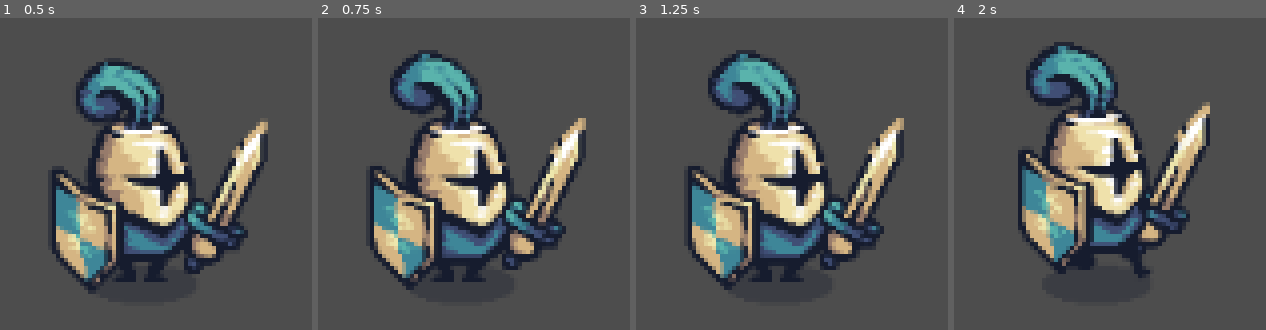
Above: before the commit, frames 1-4 (left to right).
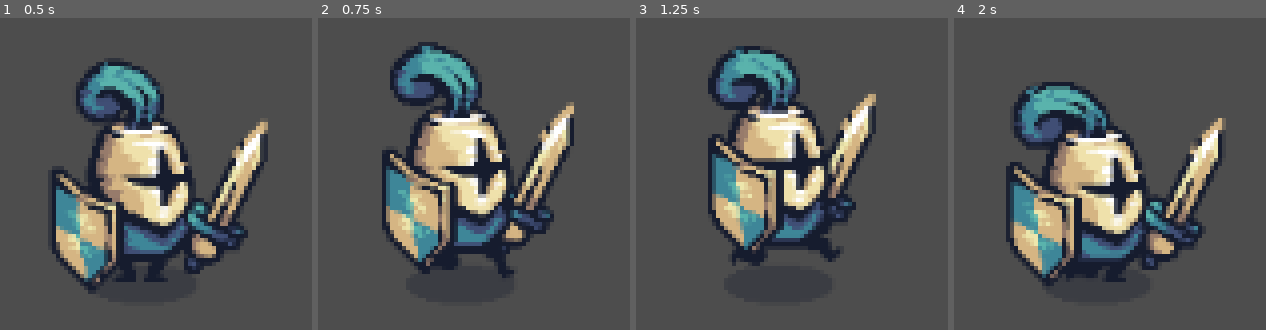
Above: after the commit, the same moments.

Repository: Ruteski/tiny-swords
Game: Godot game, scene res://test_scenes/test_player.tscn
Two runs of this game, one before a commit and one after it. Both use one fixed random seed, a clock stepped at 60 frames per second and the inputs below. The project has no main scene, so this scene is started directly.
Inputs:
- Up to frame 1 (0.5 s): no input
- Up to frame 2 (0.75 s): tap Enter (ui_accept) at 0.5, 0.6 s; hold Up (move_up, bound only after the commit) from 0.53 s (still down)
- Up to frame 3 (1.25 s): keep holding Up (move_up, bound only after the commit); tap Enter (ui_accept) at 0.77, 1.07 s
- Up to frame 4 (2 s): release Up (move_up, bound only after the commit) at 1.28 s; tap Enter (ui_accept) at 1.35, 1.52, 1.82 s

Frame 1 is identical in both runs. In frame 2, 27% of the frame differs, in the area x 15-86%, y 7-88%; in frame 3, 29%; in frame 4, 31%, in the area x 16-88%, y 7-86%.

Commit message:
criado novas ações no InputMap para movimentação com teclado e controle

Diff:
--- a/player/player.gd
+++ b/player/player.gd
@@ -8,7 +8,7 @@
 	animation_player.play("idle")
 
 func _process(delta: float) -> void:
-	if Input.is_action_just_pressed("ui_accept"):
+	if Input.is_action_just_pressed("move_up"):
 		if is_running:
 			animation_player.play("idle")
 			is_running = false
--- a/project.godot
+++ b/project.godot
@@ -14,6 +14,41 @@
 config/features=PackedStringArray("4.2", "Forward Plus")
 config/icon="res://icon.svg"
 
+[input]
+
+move_left={
+"deadzone": 0.5,
+"events": [Object(InputEventKey,"resource_local_to_scene":false,"resource_name":"","device":-1,"window_id":0,"alt_pressed":false,"shift_pressed":false,"ctrl_pressed":false,"meta_pressed":false,"pressed":false,"keycode":0,"physical_keycode":4194319,"key_label":0,"unicode":0,"echo":false,"script":null)
+, Object(InputEventKey,"resource_local_to_scene":false,"resource_name":"","device":-1,"window_id":0,"alt_pressed":false,"shift_pressed":false,"ctrl_pressed":false,"meta_pressed":false,"pressed":false,"keycode":0,"physical_keycode":65,"key_label":0,"unicode":97,"echo":false,"script":null)
+, Object(InputEventJoypadButton,"resource_local_to_scene":false,"resource_name":"","device":-1,"button_index":13,"pressure":0.0,"pressed":true,"script":null)
+, Object(InputEventJoypadMotion,"resource_local_to_scene":false,"resource_name":"","device":-1,"axis":0,"axis_value":-1.0,"script":null)
+]
+}
+move_right={
+"deadzone": 0.5,
+"events": [Object(InputEventKey,"resource_local_to_scene":false,"resource_name":"","device":-1,"window_id":0,"alt_pressed":false,"shift_pressed":false,"ctrl_pressed":false,"meta_pressed":false,"pressed":false,"keycode":0,"physical_keycode":68,"key_label":0,"unicode":100,"echo":false,"script":null)
+, Object(InputEventKey,"resource_local_to_scene":false,"resource_name":"","device":-1,"window_id":0,"alt_pressed":false,"shift_pressed":false,"ctrl_pressed":false,"meta_pressed":false,"pressed":false,"keycode":0,"physical_keycode":4194321,"key_label":0,"unicode":0,"echo":false,"script":null)
+, Object(InputEventJoypadButton,"resource_local_to_scene":false,"resource_name":"","device":-1,"button_index":14,"pressure":0.0,"pressed":true,"script":null)
+, Object(InputEventJoypadMotion,"resource_local_to_scene":false,"resource_name":"","device":-1,"axis":0,"axis_value":1.0,"script":null)
+]
+}
+move_up={
+"deadzone": 0.5,
+"events": [Object(InputEventKey,"resource_local_to_scene":false,"resource_name":"","device":-1,"window_id":0,"alt_pressed":false,"shift_pressed":false,"ctrl_pressed":false,"meta_pressed":false,"pressed":false,"keycode":0,"physical_keycode":4194320,"key_label":0,"unicode":0,"echo":false,"script":null)
+, Object(InputEventKey,"resource_local_to_scene":false,"resource_name":"","device":-1,"window_id":0,"alt_pressed":false,"shift_pressed":false,"ctrl_pressed":false,"meta_pressed":false,"pressed":false,"keycode":0,"physical_keycode":87,"key_label":0,"unicode":119,"echo":false,"script":null)
+, Object(InputEventJoypadMotion,"resource_local_to_scene":false,"resource_name":"","device":-1,"axis":1,"axis_value":-1.0,"script":null)
+, Object(InputEventJoypadButton,"resource_local_to_scene":false,"resource_name":"","device":-1,"button_index":11,"pressure":0.0,"pressed":true,"script":null)
+]
+}
+move_down={
+"deadzone": 0.5,
+"events": [Object(InputEventJoypadMotion,"resource_local_to_scene":false,"resource_name":"","device":-1,"axis":1,"axis_value":1.0,"script":null)
+, Object(InputEventJoypadButton,"resource_local_to_scene":false,"resource_name":"","device":-1,"button_index":12,"pressure":0.0,"pressed":true,"script":null)
+, Object(InputEventKey,"resource_local_to_scene":false,"resource_name":"","device":-1,"window_id":0,"alt_pressed":false,"shift_pressed":false,"ctrl_pressed":false,"meta_pressed":false,"pressed":false,"keycode":0,"physical_keycode":4194322,"key_label":0,"unicode":0,"echo":false,"script":null)
+, Object(InputEventKey,"resource_local_to_scene":false,"resource_name":"","device":-1,"window_id":0,"alt_pressed":false,"shift_pressed":false,"ctrl_pressed":false,"meta_pressed":false,"pressed":false,"keycode":0,"physical_keycode":83,"key_label":0,"unicode":115,"echo":false,"script":null)
+]
+}
+
 [rendering]
 
 textures/canvas_textures/default_texture_filter=0
